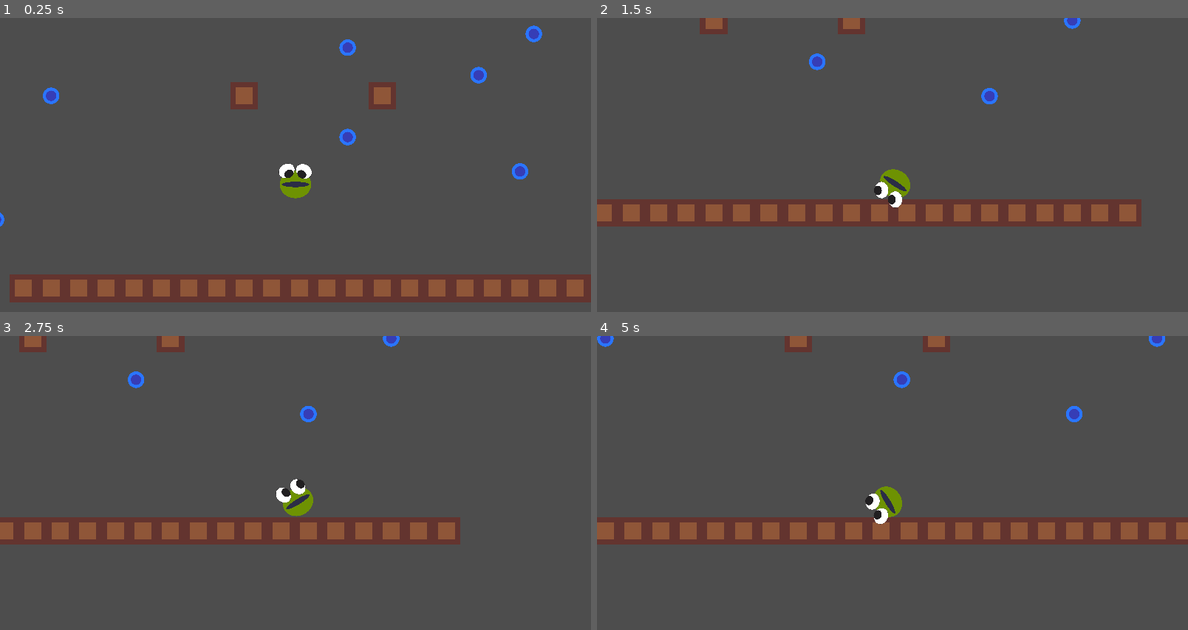
Above: before the commit, frames 1-4 (two rows, left to right).
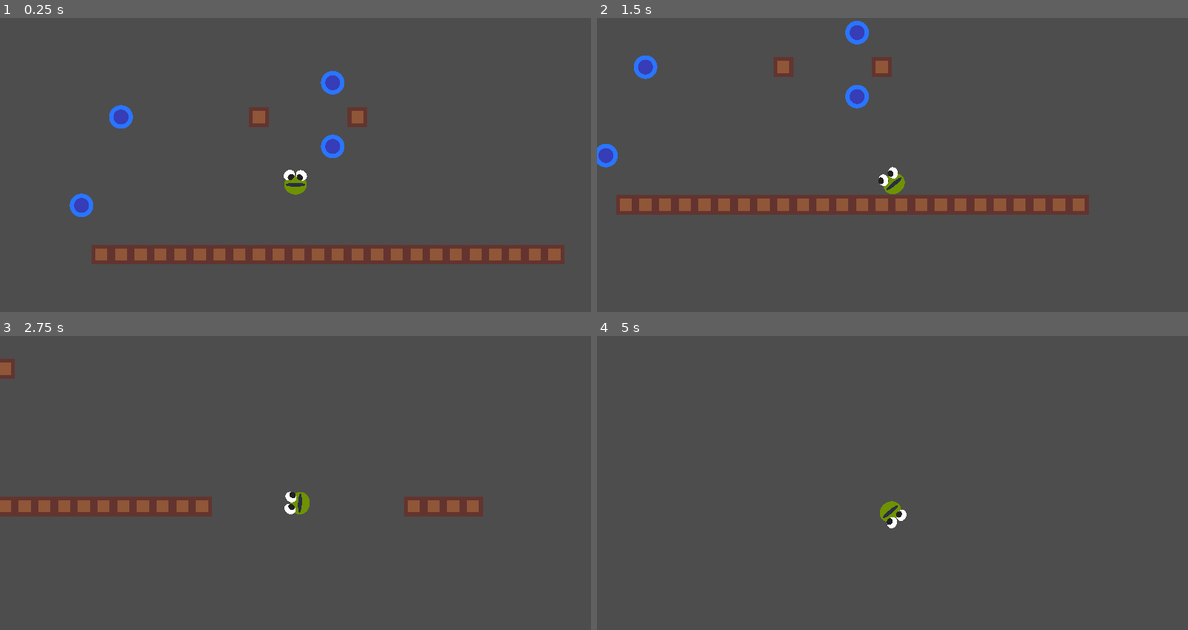
Above: after the commit, the same moments.

Repository: mathew-tran/twodimension
Game: Godot game, scene res://Scenes/Test.tscn
Two runs of this game, one before a commit and one after it. Both use one fixed random seed, a clock stepped at 60 frames per second and the inputs below.
Inputs (mouse positions are in pixels of both pictures, inside the frame that each line leads up to):
- Up to frame 1 (0.25 s): no input
- Up to frame 2 (1.5 s): move the mouse to (1022, 167) at 0.52 s; hold D (MoveRight) 0.53-1.28 s; hold Space (Detach) 0.53-1.28 s; click (1022, 167) at 0.6 s; move the mouse to (774, 200) at 1.27 s; hold S (Down, bound only after the commit) from 1.28 s (still down); tap Space (Detach) at 1.35 s
- Up to frame 3 (2.75 s): click (177, 518) at 1.55 s; move the mouse to (354, 430) at 2.02 s; release S (Down, bound only after the commit) at 2.03 s; hold D (MoveRight) from 2.03 s (still down); hold Space (Detach) from 2.03 s (still down); click (354, 430) at 2.1 s
- Up to frame 4 (5 s): move the mouse to (862, 568) at 2.77 s; release D (MoveRight) at 2.78 s; release Space (Detach) at 2.78 s; hold W (Up, bound only after the commit) 2.78-3.53 s; tap Space (Detach) at 2.85, 4.35 s; click (862, 568) at 3.05 s; move the mouse to (1069, 550) at 3.52 s; hold Space (Detach) 3.53-4.28 s; hold A (MoveLeft) from 3.53 s (still down); click (1069, 550) at 3.6 s; move the mouse to (715, 450) at 4.27 s; click (715, 450) at 4.55 s

The runs differ from the first frame. In frame 1, 18% of the frame differs, in the area x 0-100%, y 2-97%; in frame 2, 10%; in frame 3, 12%; in frame 4, 11%.

Commit message:
be able to go up and down when using tongue

Diff:
--- a/Art/Example.svg
+++ b/Art/Example.svg
@@ -23,9 +23,9 @@
      inkscape:pagecheckerboard="0"
      inkscape:deskcolor="#d1d1d1"
      inkscape:document-units="mm"
-     inkscape:zoom="0.71713664"
-     inkscape:cx="606.57896"
-     inkscape:cy="168.02934"
+     inkscape:zoom="5.7370931"
+     inkscape:cx="564.39732"
+     inkscape:cy="432.71043"
      inkscape:window-width="1920"
      inkscape:window-height="1001"
      inkscape:window-x="-7"
@@ -33,7 +33,20 @@
      inkscape:window-maximized="1"
      inkscape:current-layer="layer1" />
   <defs
-     id="defs1" />
+     id="defs1">
+    <inkscape:path-effect
+       effect="bspline"
+       id="path-effect4"
+       is_visible="true"
+       lpeversion="1.3"
+       weight="33.333333"
+       steps="2"
+       helper_size="0"
+       apply_no_weight="true"
+       apply_with_weight="true"
+       only_selected="false"
+       uniform="false" />
+  </defs>
   <g
      inkscape:label="Layer 1"
      inkscape:groupmode="layer"
@@ -85,6 +98,45 @@
          rx="1.4549489"
          ry="1.3163824" />
     </g>
+    <g
+       id="g5-3"
+       transform="matrix(0.80394661,0,0,0.7216433,36.750144,31.033383)">
+      <ellipse
+         style="fill:#6e9202;stroke-width:0.0354097"
+         id="path1-8"
+         cx="74.847412"
+         cy="117.5538"
+         rx="5.0297093"
+         ry="4.8990679" />
+      <ellipse
+         style="fill:#ffffff;stroke:#211f21;stroke-width:0.0354097"
+         id="path2-0"
+         cx="72.495857"
+         cy="113.30795"
+         rx="2.5475154"
+         ry="2.3515525" />
+      <ellipse
+         style="fill:#211f21;stroke:#211f21;stroke-width:0.0354097"
+         id="path3-1"
+         cx="72.479607"
+         cy="112.05762"
+         rx="1.4549489"
+         ry="1.3163824" />
+      <ellipse
+         style="fill:#ffffff;stroke:#211f21;stroke-width:0.0354097"
+         id="ellipse3-0"
+         cx="77.784485"
+         cy="113.30795"
+         rx="2.5475154"
+         ry="2.3515525" />
+      <ellipse
+         style="fill:#211f21;stroke:#211f21;stroke-width:0.0354097"
+         id="ellipse4-7"
+         cx="77.768227"
+         cy="112.05762"
+         rx="1.4549489"
+         ry="1.3163824" />
+    </g>
     <rect
        style="fill:#e084a8;stroke:#211f21;stroke-width:0.0283956"
        id="rect4-1"
@@ -155,8 +207,8 @@
        id="rect9"
        width="45.524063"
        height="13.826793"
-       x="53.480991"
-       y="96.526672"
+       x="22.435928"
+       y="94.700493"
        ry="1.942956" />
     <rect
        style="fill:#8f5638;stroke:#63342f;stroke-width:2;stroke-dasharray:none"
@@ -356,5 +408,42 @@
          x="207.53107"
          y="121.72673"
          id="tspan51">V</tspan></text>
+    <circle
+       style="fill:#2a75ff;fill-opacity:1;stroke:none;stroke-width:0.2;stroke-linecap:round;stroke-opacity:1"
+       id="path4"
+       cx="128.02361"
+       cy="110.22205"
+       r="3.5049689"
+       inkscape:export-filename="Peg\Peg_Blue_Normal.png"
+       inkscape:export-xdpi="463.79999"
+       inkscape:export-ydpi="463.79999" />
+    <circle
+       style="fill:#363db6;fill-opacity:1;stroke:none;stroke-width:0.126316;stroke-linecap:round;stroke-opacity:1"
+       id="circle4"
+       cx="128.02361"
+       cy="110.22205"
+       r="2.2136645" />
+    <circle
+       style="fill:#2a75ff;fill-opacity:1;stroke:none;stroke-width:0.2;stroke-linecap:round;stroke-opacity:1"
+       id="circle5"
+       cx="144.57997"
+       cy="110.22205"
+       r="3.5049689"
+       inkscape:export-filename="Peg\Peg_Blue_Highlight.png"
+       inkscape:export-xdpi="463.79999"
+       inkscape:export-ydpi="463.79999" />
+    <circle
+       style="fill:#4bdbbe;fill-opacity:1;stroke:none;stroke-width:0.126316;stroke-linecap:round;stroke-opacity:1"
+       id="circle6"
+       cx="144.57997"
+       cy="110.22205"
+       r="2.2136645" />
+    <path
+       id="circle7"
+       style="fill:#4bdbbe;fill-opacity:1;stroke:none;stroke-width:0.2;stroke-linecap:round;stroke-opacity:1"
+       d="M 158.09268 106.717 A 3.5049689 3.5049689 0 0 0 154.58746 110.22221 A 3.5049689 3.5049689 0 0 0 158.09268 113.72691 A 3.5049689 3.5049689 0 0 0 161.59737 110.22221 A 3.5049689 3.5049689 0 0 0 158.09268 106.717 z M 158.09268 108.00839 A 2.2136645 2.2136645 0 0 1 160.30598 110.22221 A 2.2136645 2.2136645 0 0 1 158.09268 112.43551 A 2.2136645 2.2136645 0 0 1 155.87886 110.22221 A 2.2136645 2.2136645 0 0 1 158.09268 108.00839 z "
+       inkscape:export-filename="Peg\Peg_Ring.png"
+       inkscape:export-xdpi="463.79999"
+       inkscape:export-ydpi="463.79999" />
   </g>
 </svg>
--- a/Prefab/Peg.tscn
+++ b/Prefab/Peg.tscn
@@ -16,6 +16,7 @@
 point_count = 2
 
 [node name="Peg" type="StaticBody2D"]
+scale = Vector2(2, 2)
 script = ExtResource("1_g5tl8")
 
 [node name="CollisionShape2D" type="CollisionShape2D" parent="."]
--- a/Prefab/Player.tscn
+++ b/Prefab/Player.tscn
@@ -17,6 +17,8 @@
 collision_layer = 5
 mass = 0.2
 physics_material_override = SubResource("PhysicsMaterial_fbm7h")
+gravity_scale = 2.0
+freeze_mode = 1
 script = ExtResource("1_sakr7")
 
 [node name="Body" type="Sprite2D" parent="."]
@@ -47,7 +49,7 @@
 one_shot = true
 
 [node name="Camera2D" type="Camera2D" parent="."]
-zoom = Vector2(0.7, 0.7)
+zoom = Vector2(0.5, 0.5)
 position_smoothing_enabled = true
 position_smoothing_speed = 32.0
 
--- a/Prefab/TongueEnd.tscn
+++ b/Prefab/TongueEnd.tscn
@@ -16,26 +16,25 @@
 one_way_collision = true
 
 [node name="Sprite2D" type="Sprite2D" parent="."]
-scale = Vector2(0.5, 0.5)
+scale = Vector2(0.3, 0.3)
 texture = ExtResource("1_fh48y")
 
 [node name="PinJoint2D" type="DampedSpringJoint2D" parent="."]
 node_a = NodePath("..")
-length = 20.0
-rest_length = 40.0
+length = 500.0
 stiffness = 64.0
 damping = 16.0
 
 [node name="Line2D" type="Line2D" parent="."]
 points = PackedVector2Array(0, 0, 0, -10)
-width = 40.0
+width = 30.0
 texture = ExtResource("2_ugfe1")
 texture_mode = 1
 joint_mode = 2
 end_cap_mode = 2
 
 [node name="KillTimer" type="Timer" parent="."]
-wait_time = 0.2
+wait_time = 0.1
 one_shot = true
 
 [connection signal="timeout" from="KillTimer" to="." method="_on_kill_timer_timeout"]
--- a/Scenes/Test.tscn
+++ b/Scenes/Test.tscn
@@ -54,6 +54,54 @@
 [node name="Tile18" parent="." instance=ExtResource("2_yiuob")]
 position = Vector2(2112, 960)
 
+[node name="Tile27" parent="." instance=ExtResource("2_yiuob")]
+position = Vector2(4128, 960)
+
+[node name="Tile28" parent="." instance=ExtResource("2_yiuob")]
+position = Vector2(4256, 960)
+
+[node name="Tile29" parent="." instance=ExtResource("2_yiuob")]
+position = Vector2(4000, 960)
+
+[node name="Tile30" parent="." instance=ExtResource("2_yiuob")]
+position = Vector2(3872, 960)
+
+[node name="Tile31" parent="." instance=ExtResource("2_yiuob")]
+position = Vector2(7584, 960)
+
+[node name="Tile32" parent="." instance=ExtResource("2_yiuob")]
+position = Vector2(7712, 960)
+
+[node name="Tile33" parent="." instance=ExtResource("2_yiuob")]
+position = Vector2(7456, 960)
+
+[node name="Tile34" parent="." instance=ExtResource("2_yiuob")]
+position = Vector2(7328, 960)
+
+[node name="Tile35" parent="." instance=ExtResource("2_yiuob")]
+position = Vector2(9376, -416)
+
+[node name="Tile36" parent="." instance=ExtResource("2_yiuob")]
+position = Vector2(9504, -416)
+
+[node name="Tile37" parent="." instance=ExtResource("2_yiuob")]
+position = Vector2(9248, -416)
+
+[node name="Tile38" parent="." instance=ExtResource("2_yiuob")]
+position = Vector2(9120, -416)
+
+[node name="Tile39" parent="." instance=ExtResource("2_yiuob")]
+position = Vector2(10848, -2208)
+
+[node name="Tile40" parent="." instance=ExtResource("2_yiuob")]
+position = Vector2(10976, -2208)
+
+[node name="Tile41" parent="." instance=ExtResource("2_yiuob")]
+position = Vector2(10720, -2208)
+
+[node name="Tile42" parent="." instance=ExtResource("2_yiuob")]
+position = Vector2(10592, -2208)
+
 [node name="Tile19" parent="." instance=ExtResource("2_yiuob")]
 position = Vector2(-192, 960)
 
@@ -93,23 +141,8 @@
 [node name="Peg2" parent="." instance=ExtResource("3_ihwis")]
 position = Vector2(1056, -160)
 
-[node name="Peg3" parent="." instance=ExtResource("3_ihwis")]
-position = Vector2(1920, -224)
-
-[node name="Peg4" parent="." instance=ExtResource("3_ihwis")]
-position = Vector2(2240, 64)
-
-[node name="Peg5" parent="." instance=ExtResource("3_ihwis")]
-position = Vector2(1856, 416)
-
-[node name="Peg6" parent="." instance=ExtResource("3_ihwis")]
-position = Vector2(1664, -32)
-
 [node name="Peg7" parent="." instance=ExtResource("3_ihwis")]
 position = Vector2(1408, -672)
-
-[node name="Peg8" parent="." instance=ExtResource("3_ihwis")]
-position = Vector2(3136, -832)
 
 [node name="Peg9" parent="." instance=ExtResource("3_ihwis")]
 position = Vector2(416, -1024)
--- a/Script/Player.gd
+++ b/Script/Player.gd
@@ -36,6 +36,9 @@
 func CanUseTongue():
 	return $TongueCooldown.time_left == 0.0
 
+func HasTongue():
+	return is_instance_valid(TongueEndRef)
+
 func _input(event):
 	if event.is_action_pressed("Detach") and CanUseTongue():
 		RevertTongue()
@@ -67,7 +70,7 @@
 func RevertTongue():
 	print("reverted")
 	$RayCast2D.target_position = Vector2.ZERO
-
+	mass = .2
 	$RayCast2D.force_raycast_update()
 	if is_instance_valid(TongueEndRef):
 		TongueEndRef.Kill()
--- a/Script/TongueEnd.gd
+++ b/Script/TongueEnd.gd
@@ -6,6 +6,12 @@
 var bIsKilled = false
 
 var Progress = 0.0
+
+var PullSpeed = 25
+
+var bInitialImpulse = false
+
+var MaxLength = 500
 
 func _process(delta):
 	$Line2D.points[1] = to_local(OwnerObject.global_position)
@@ -20,7 +26,44 @@
 		if $PinJoint2D.node_b != OwnerObject.get_path():
 			if $KillTimer.time_left == 0.0:
 				$KillTimer.start()
+				$Line2D.width *= .5
+		else:
+			$Line2D.default_color = Color.RED
+			$Sprite2D.modulate = Color.RED
+func _physics_process(delta):
+	if $PinJoint2D.node_b != OwnerObject.get_path():
+		return
 
+	var speed = PullSpeed
+	if bInitialImpulse:
+		speed *= 10
+		ForceUpdateJoint()
+
+	if Input.is_action_pressed("Down"):
+		IncreaseTongueLength(speed * delta)
+	elif Input.is_action_pressed("Up"):
+		DecreaseTongueLength(speed * delta)
+
+	else:
+		bInitialImpulse = true
+
+
+func IncreaseTongueLength(amount):
+
+	ForceUpdateJoint()
+	var direction = (OwnerObject.global_position - global_position).normalized()
+	OwnerObject.apply_impulse(direction * PullSpeed)
+	bInitialImpulse = false
+	print($PinJoint2D.length)
+
+func DecreaseTongueLength(amount):
+
+	ForceUpdateJoint()
+	var direction = (OwnerObject.global_position - global_position).normalized()
+	OwnerObject.apply_impulse(direction * -PullSpeed)
+	bInitialImpulse = false
+
+	print($PinJoint2D.length)
 
 func _on_kill_timer_timeout():
 	Kill()
@@ -29,3 +72,9 @@
 	if bIsKilled:
 		return
 	bIsKilled = true
+
+func ForceUpdateJoint():
+	if global_position.distance_to(OwnerObject.global_position) < MaxLength:
+		$PinJoint2D.node_b = get_path()
+		await get_tree().process_frame
+		$PinJoint2D.node_b = OwnerObject.get_path()
--- a/project.godot
+++ b/project.godot
@@ -43,11 +43,25 @@
 "events": [Object(InputEventKey,"resource_local_to_scene":false,"resource_name":"","device":-1,"window_id":0,"alt_press …(191 unchanged characters)…
 ]
 }
+Up={
+"deadzone": 0.5,
+"events": [Object(InputEventKey,"resource_local_to_scene":false,"resource_name":"","device":-1,"window_id":0,"alt_pressed":false,"shift_pressed":false,"ctrl_pressed":false,"meta_pressed":false,"pressed":false,"keycode":0,"physical_keycode":87,"key_label":0,"unicode":119,"location":0,"echo":false,"script":null)
+]
+}
+Down={
+"deadzone": 0.5,
+"events": [Object(InputEventKey,"resource_local_to_scene":false,"resource_name":"","device":-1,"window_id":0,"alt_pressed":false,"shift_pressed":false,"ctrl_pressed":false,"meta_pressed":false,"pressed":false,"keycode":0,"physical_keycode":83,"key_label":0,"unicode":115,"location":0,"echo":false,"script":null)
+]
+}
 
 [layer_names]
 
 2d_physics/layer_3="Frog"
 
+[physics]
+
+common/max_physics_steps_per_frame=16
+
 [rendering]
 
 textures/canvas_textures/default_texture_filter=3
